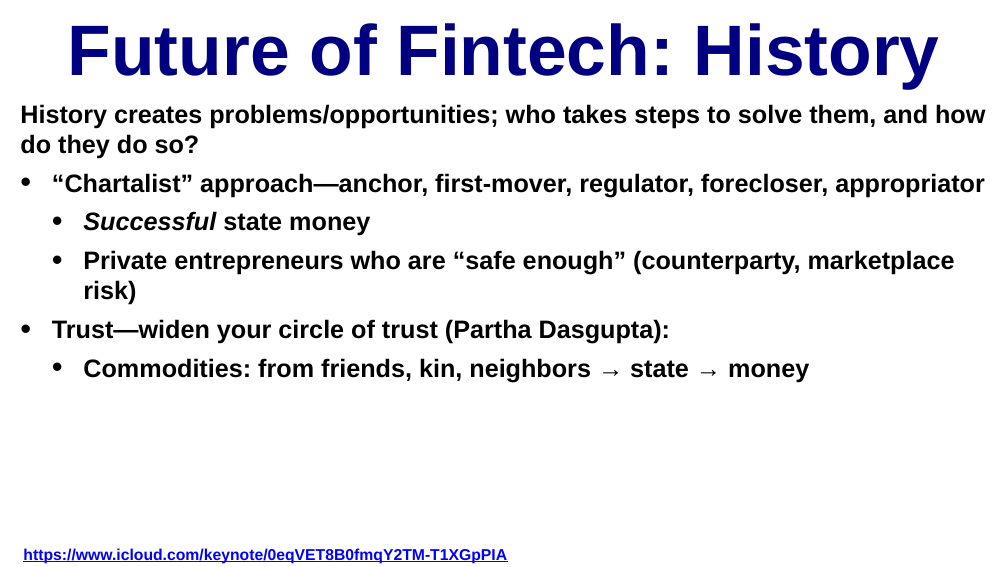
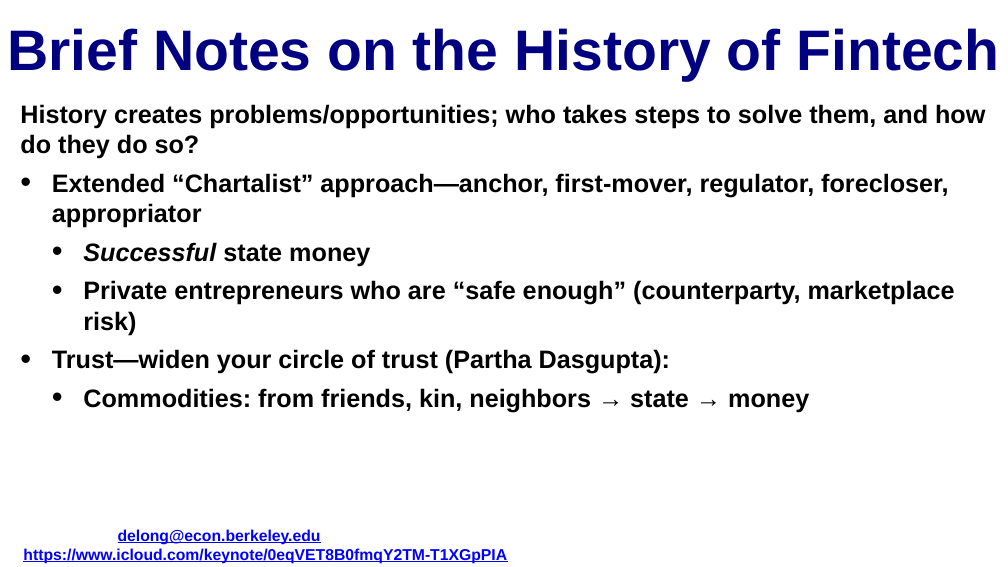
Before and after one commit to braddelong/public-files, a slide deck: slide 1 of future-of-fintech-conference-2020-10-19.pptx. Drawn at 1008x567 pixels with LibreOffice and Linux fonts; fonts in the diff are those of the drawing; background and template pictures are left out. Boxes give left, top, right and bottom in pixels: in the first picture for what was removed or moved away, otherwise in the second. Text is boxed around its words. In the diff, an @@ line names an element or a change of style, - is before the commit and + after.

Commit message:
future of fintech

```diff
--- a/future-of-fintech-conference-2020-10-19.pptx
+++ b/future-of-fintech-conference-2020-10-19.pptx
@@ title at box(7, 28, 1000, 80): text changed; size 136 to 108.8 pt @@
-Future of Fintech: History
+Brief Notes on the History of Fintech
@@ text at box(52, 173, 948, 228): text changed @@
-• “Chartalist” approach—anchor, first-mover, regulator, forecloser, appropriator
+• Extended “Chartalist” approach—anchor, first-mover, regulator, forecloser, appropriator
@@ text added at box(118, 529, 321, 545), 30 pt, text #0000FF, bold, underline @@
+Brad DeLong delong@econ.berkeley.edu
```
Also in this commit, not shown: 1 other slide changed, 18 slides added, 1 other file.
